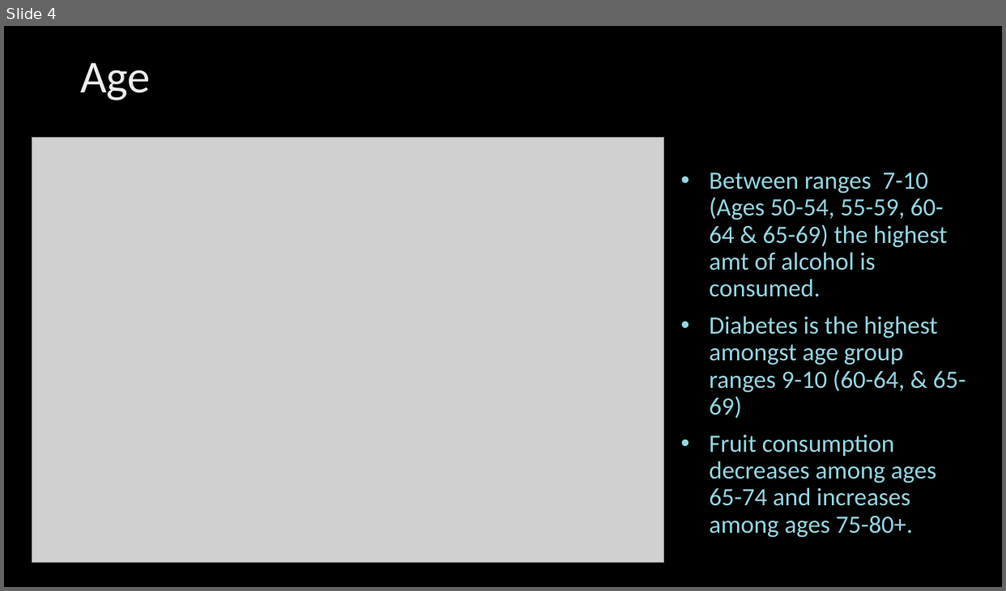
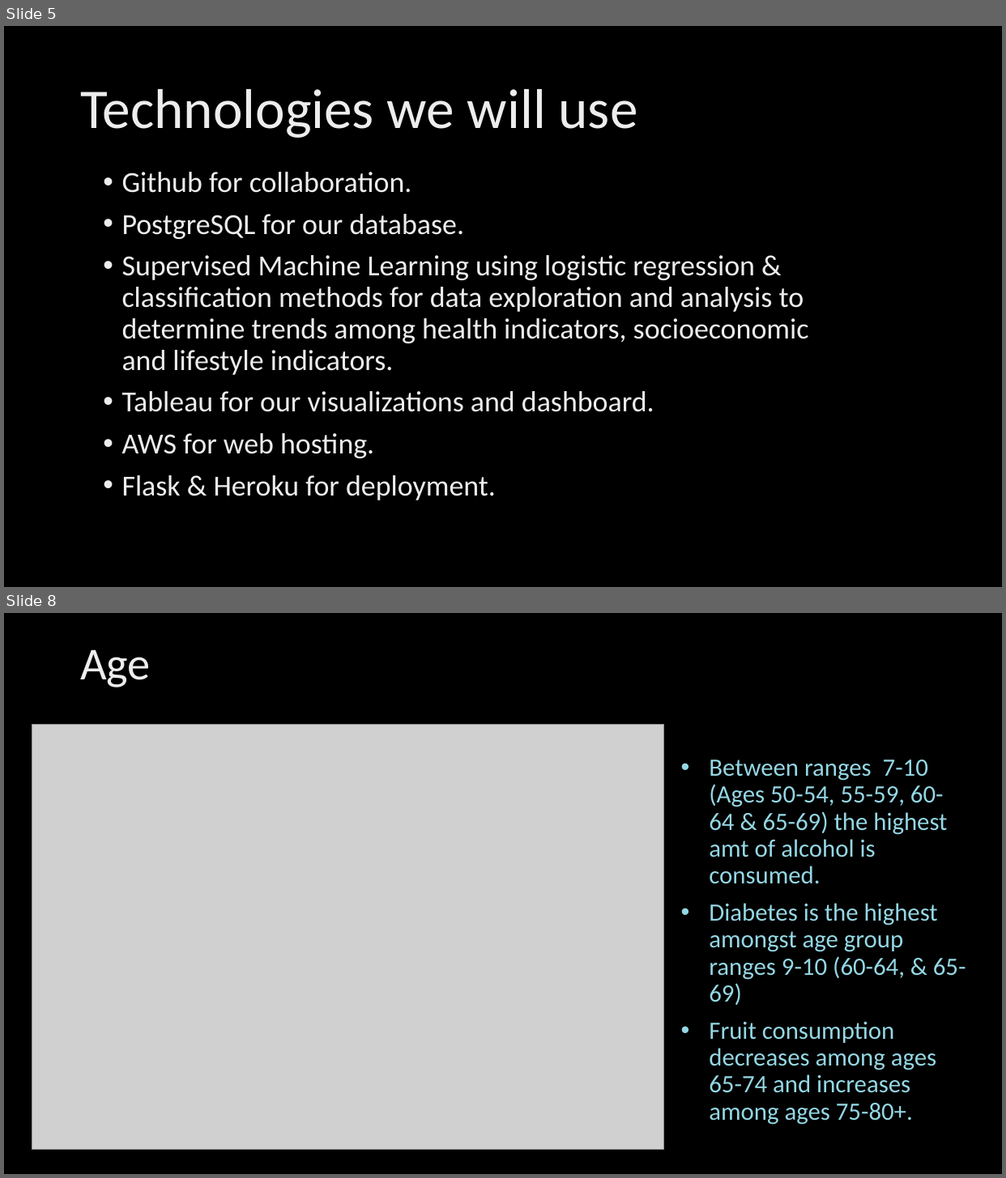
Before and after one commit to Rosedragon87/Capstone_Project_2021, a slide deck: Data_Science_Capstone_2021.pptx. Shown one above the other, each under a label of ours: slide 4 before the commit, slides 5 and 8 after it; the slides between them are not shown. The pictures are 1006x591 and 1006x1178 pixels, drawn with LibreOffice and Linux fonts; fonts in the diff are those of the drawing; grey boxes stand for pictures; background and template pictures are left out. Boxes give left, top, right and bottom in pixels: in the first picture for what was removed or moved away, otherwise in the second. Text is boxed around its words. In the diff, an @@ line names an element or a change of style, - is before the commit and + after.

```diff
--- a/Data_Science_Capstone_2021.pptx
+++ b/Data_Science_Capstone_2021.pptx
@@ slide 5 added at bbox=[4, 26, 1002, 587], background picture (left out) @@
@@ title added at bbox=[80, 89, 638, 138], 54 pt, text gradient #BFBFBF to #EDEDED to #FFFFFF @@
+Technologies we will use
@@ text added at bbox=[122, 172, 809, 501], 28 pt, text gradient #BFBFBF to #EDEDED to #FFFFFF @@
+• Github for collaboration.
+• PostgreSQL for our database.
+• Supervised Machine Learning using logistic regression & classification methods for data exploration and analysis to determine trends among health indicators, socioeconomic and lifestyle indicators.
+• Tableau for our visualizations and dashboard.
+• AWS for web hosting.
+• Flask & Heroku for deployment.
@@ what was slide 4 is now slide 8 @@
```
Also in this commit, not shown: 5 slides changed, 8 other slides added, 12 slides removed.
